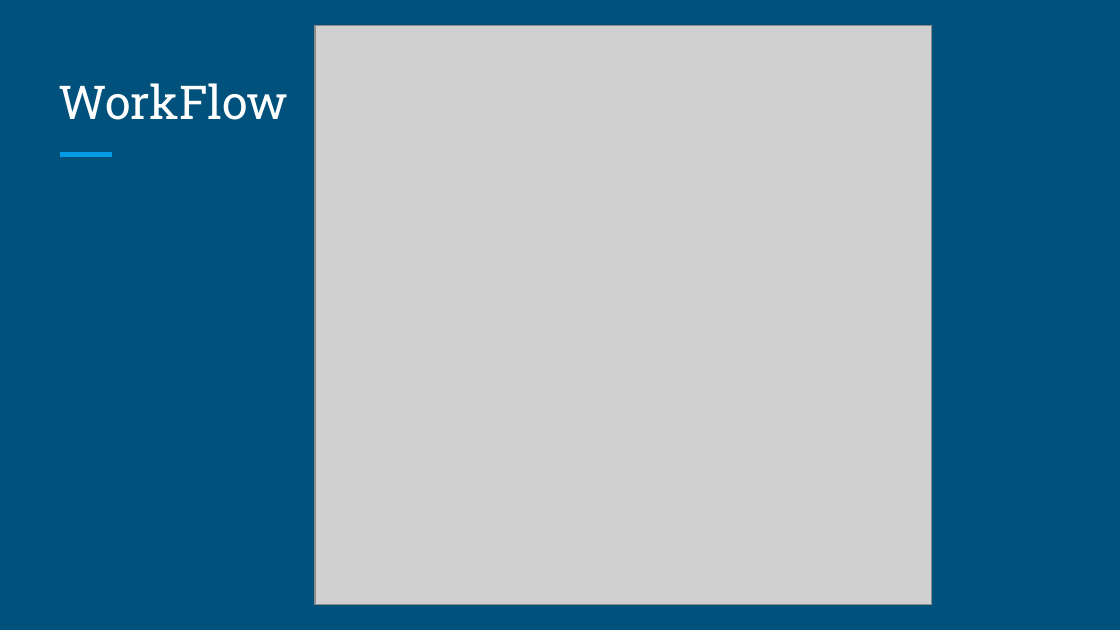
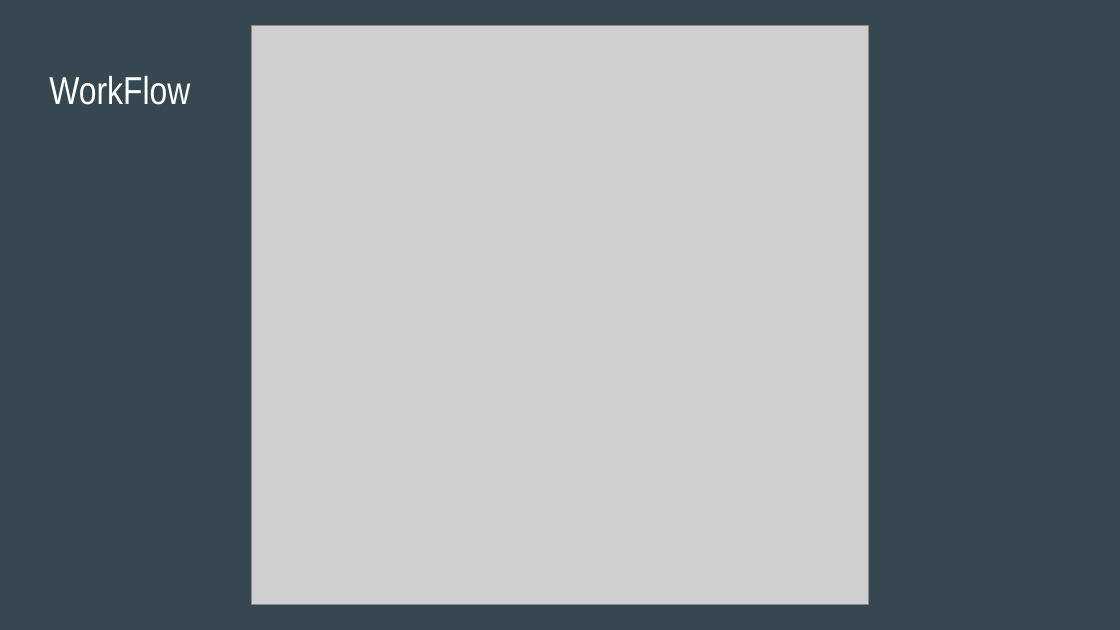
Before and after one commit to smartinternz02/SBSPS-Challenge-9305-Rush-Estimator-for-Corporate-Cafeteria, a slide deck: slide 5 of Presentation.pptx. Drawn at 1120x630 pixels with LibreOffice and Linux fonts; fonts in the diff are those of the drawing; grey boxes stand for pictures. Boxes give left, top, right and bottom in pixels: in the first picture for what was removed or moved away, otherwise in the second. Text is boxed around its words. In the diff, an @@ line names an element or a change of style, - is before the commit and + after.

```diff
--- a/Presentation.pptx
+++ b/Presentation.pptx
@@ background #00517C to #37474F @@
@@ picture: place and size @@
-picture at (315,26,931,605)
+picture at (252,26,868,605)
@@ title "WorkFlow": place and size @@
-title "WorkFlow" at (59,83,289,120)
+title "WorkFlow" at (49,76,190,105)
@@ title "WorkFlow" at (49,76,190,105): size 30 to 25 pt, font Roboto Slab to Arial Narrow; vertical alignment bottom to top @@
@@ line removed from (60, 155) to (112, 155) @@
```
Also in this commit, not shown: 4 other slides changed, 1 slide added, 28 other files.
